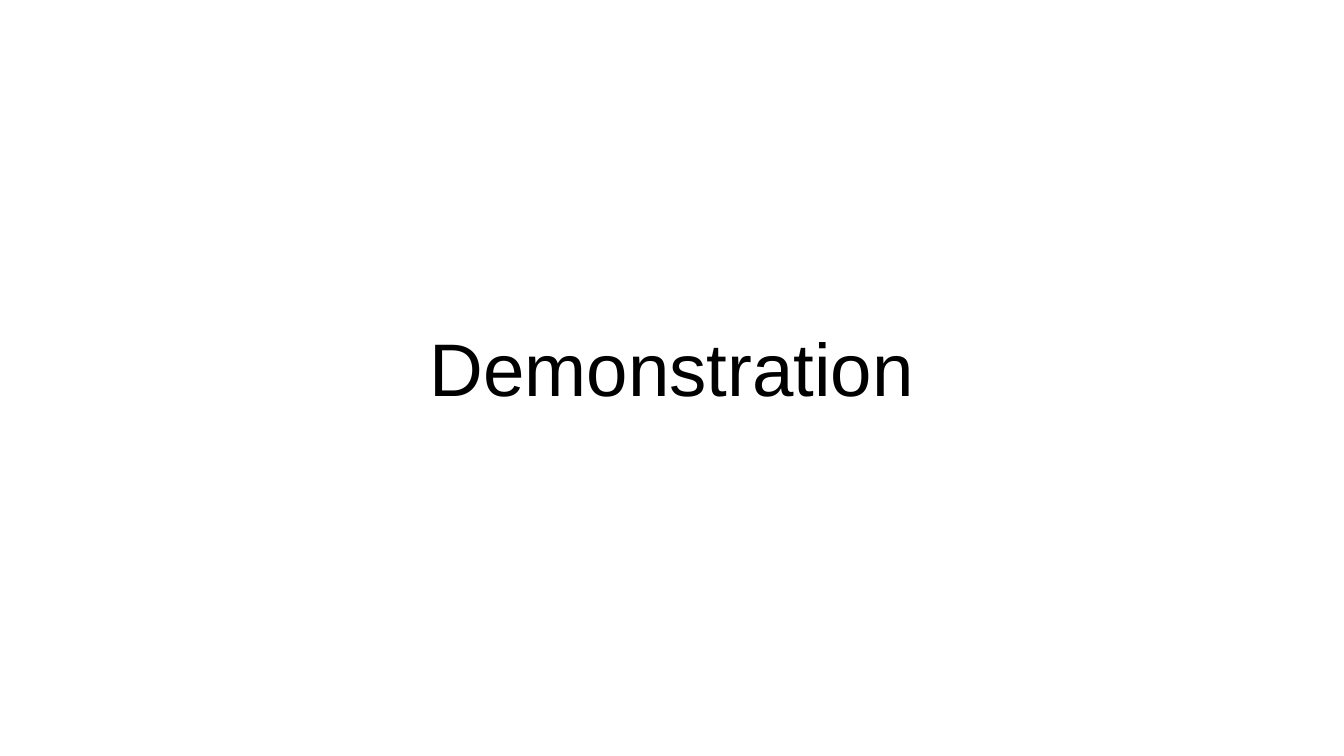
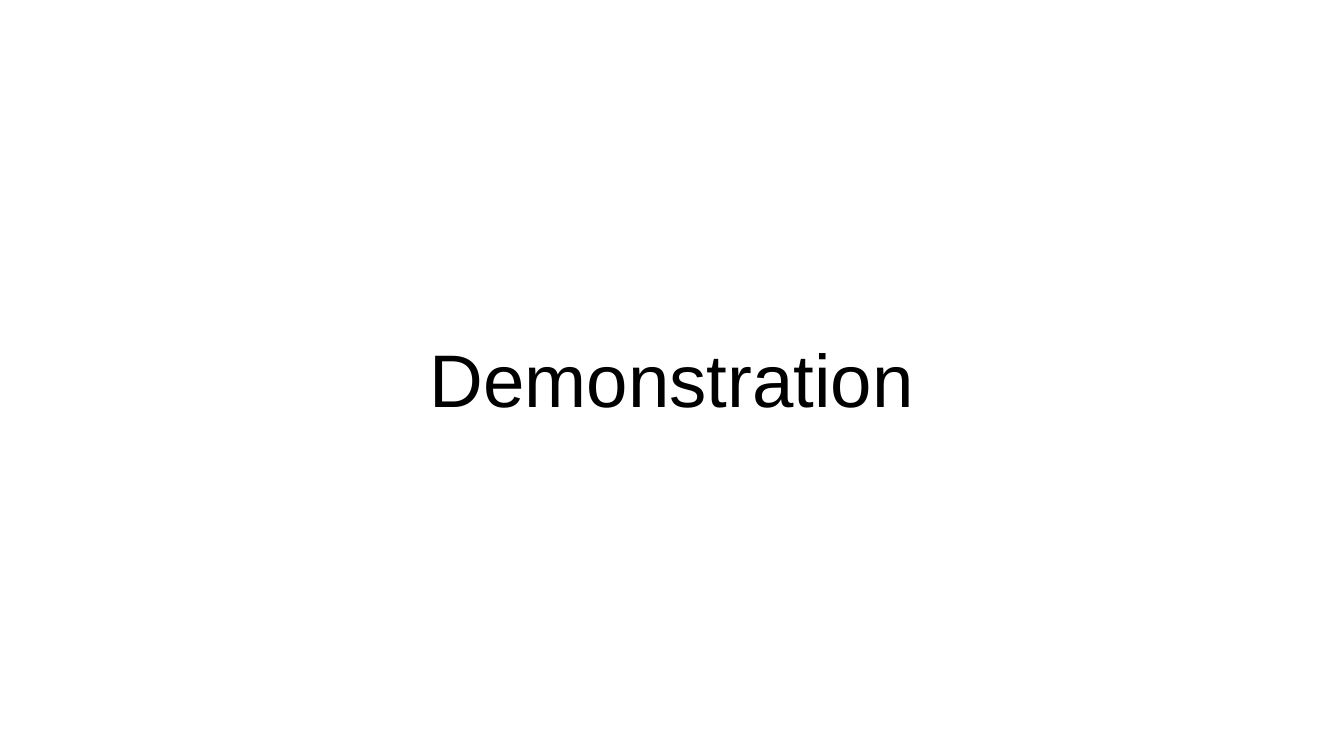
Before and after one commit to camper0008/school-example-projects, a slide deck: slide 2 of flutter-deno-websockets/presentation/presentation.odp. Drawn at 1344x756 pixels with LibreOffice and Linux fonts; fonts in the diff are those of the drawing. Boxes give left, top, right and bottom in pixels: in the first picture for what was removed or moved away, otherwise in the second. Text is boxed around its words. In the diff, an @@ line names an element or a change of style, - is before the commit and + after.

```diff
--- a/flutter-deno-websockets/presentation/presentation.odp
+++ b/flutter-deno-websockets/presentation/presentation.odp
@@ title "Demonstration": place and size @@
-title "Demonstration" at (429, 342, 913, 397)
+title "Demonstration" at (430, 353, 914, 408)
```
Also in this commit, not shown: 5 other slides changed, 9 slides added, 1 slide removed.
